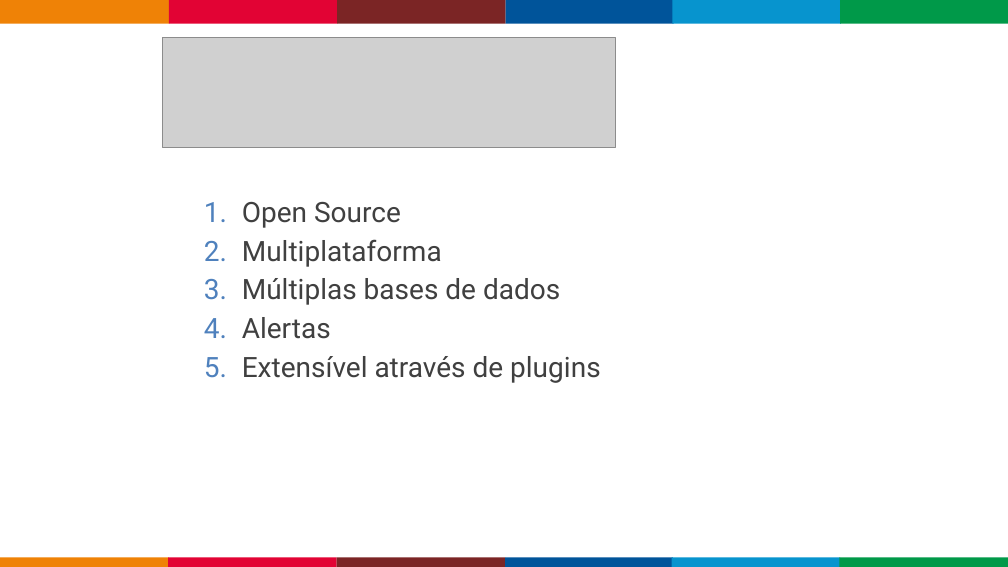
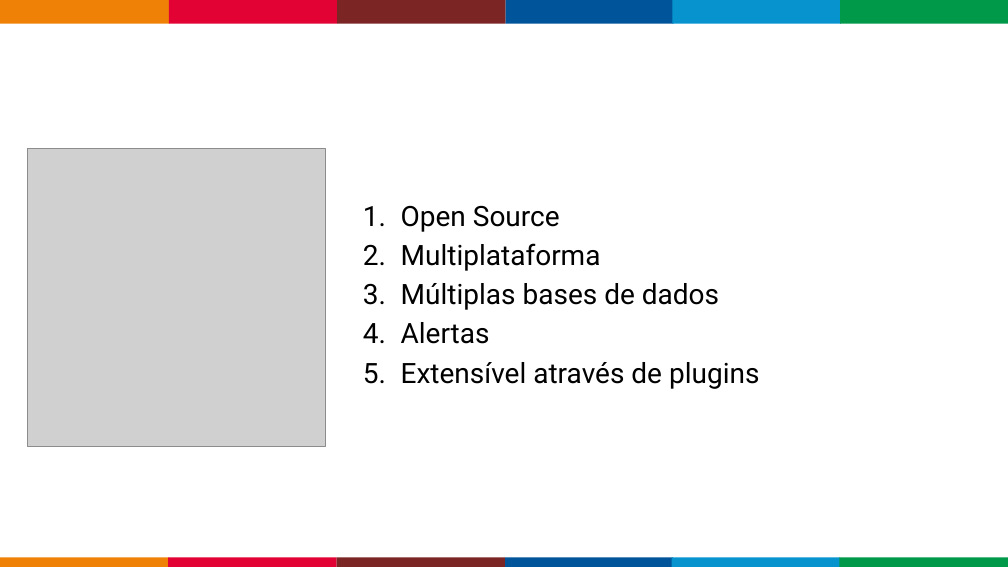
Before and after one commit to fabricioveronez/ImplementandoMetricasHealthcheck, a slide deck: slide 10 of docs/MetricasHealthcheckTDC.pptx. Drawn at 1008x567 pixels with LibreOffice and Linux fonts; fonts in the diff are those of the drawing; grey boxes stand for pictures; background and template pictures are left out. Boxes give left, top, right and bottom in pixels: in the first picture for what was removed or moved away, otherwise in the second. Text is boxed around its words. In the diff, an @@ line names an element or a change of style, - is before the commit and + after.

```diff
--- a/docs/MetricasHealthcheckTDC.pptx
+++ b/docs/MetricasHealthcheckTDC.pptx
@@ picture removed at [162, 37, 615, 147] @@
@@ picture added at [28, 148, 326, 446] @@
@@ text "Open Source": place and size @@
-text "Open Source" at [242, 202, 600, 383]
+text "Open Source" at [401, 205, 759, 389]
@@ text "Open Source" at [401, 205, 759, 389]: text colour #404040 to #000000; line spacing 0.9 to 1; less space between paragraphs @@
```
Also in this commit, not shown: 6 other slides changed, 1 slide added, 1 slide removed.
